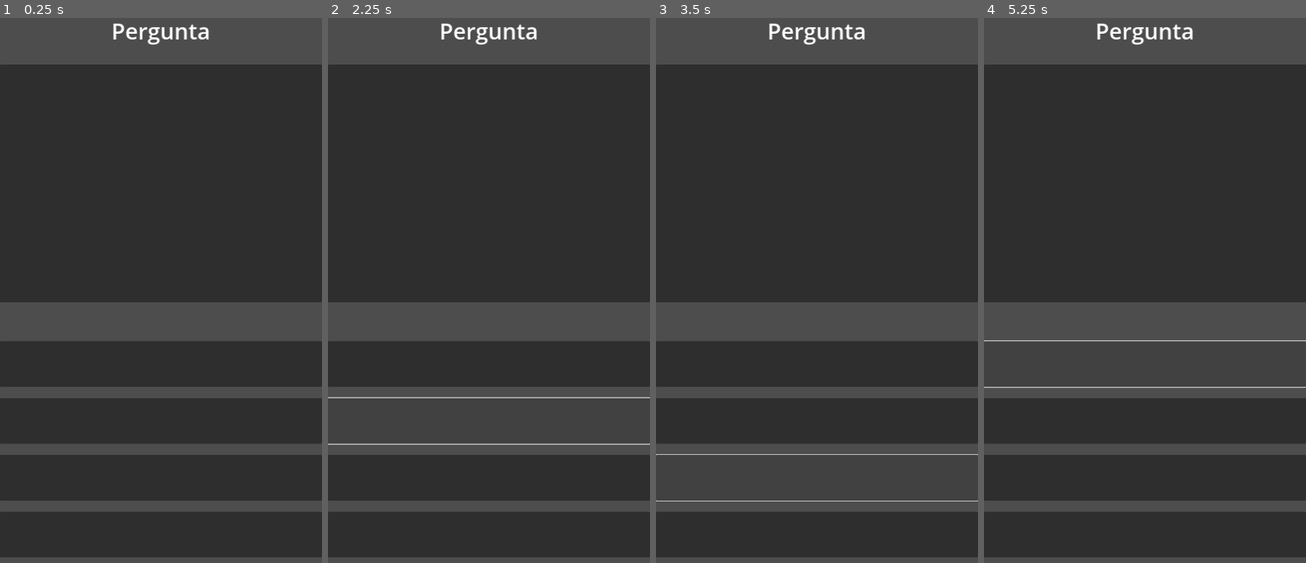
Above: before the commit, frames 1-4 (left to right).
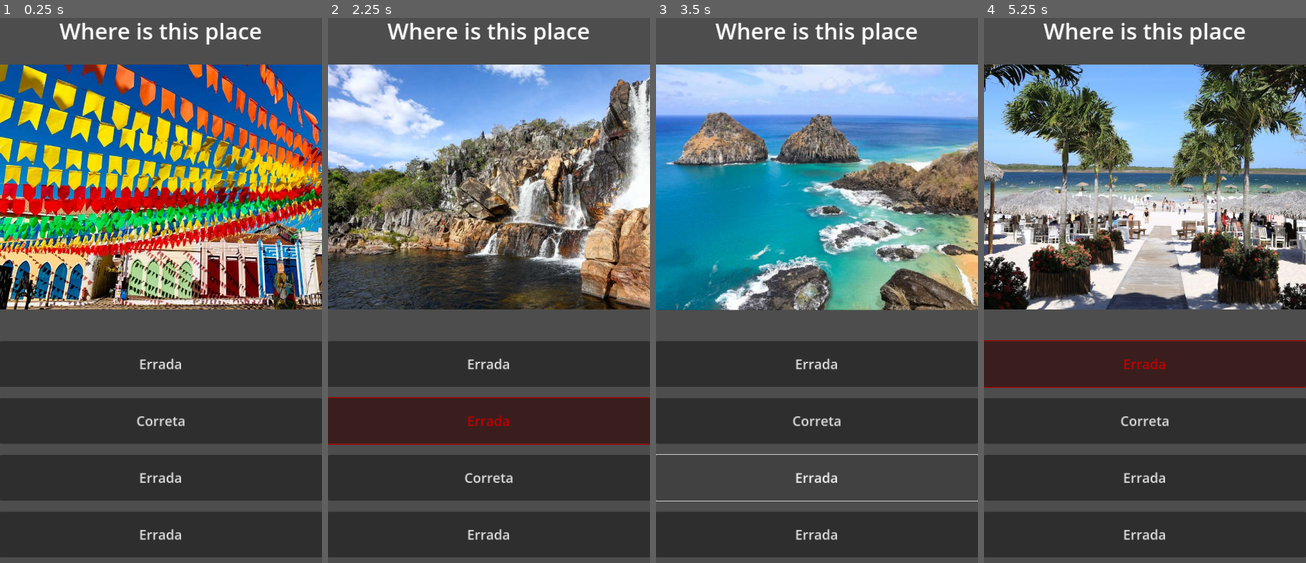
Above: after the commit, the same moments.

Repository: BrunoFernandesf/quiz-game
Game: Godot game, scene res://scenes/main.tscn
Two runs of this game, one before a commit and one after it. Both use one fixed random seed, a clock stepped at 60 frames per second and the inputs below.
Inputs (mouse positions are in pixels of both pictures, inside the frame that each line leads up to):
- Up to frame 1 (0.25 s): no input
- Up to frame 2 (2.25 s): click (489, 366) at 0.5 s; click (489, 421) at 1.25 s; click (489, 421) at 2 s
- Up to frame 3 (3.5 s): click (817, 475) at 2.75 s
- Up to frame 4 (5.25 s): click (1145, 475) at 3.5 s; click (1145, 535) at 4.25 s; click (1145, 366) at 5 s

The runs differ from the first frame. In frame 1, 46% of the frame differs, in the area x 0-100%, y 0-96%; in frame 2, 48%; in frame 3, 45%; in frame 4, 50%.
Error before the commit: Parse Error: Expected indented block after function declaration. (res://scripts/game_controller.gd:41)

Commit message:
reset de botoes

Diff:
--- a/scripts/game_controller.gd
+++ b/scripts/game_controller.gd
@@ -39,6 +39,13 @@
 	next_button()
 
 func next_button():
+	for bt in buttons:
+		bt.pressed.disconnect(question_validation)
 
-	#index += 1
-	#quiz_load()
+	await get_tree().create_timer(1).timeout
+
+	for bt in buttons:
+		bt.modulate = Color.WHITE
+
+	index += 1
+	quiz_load()
